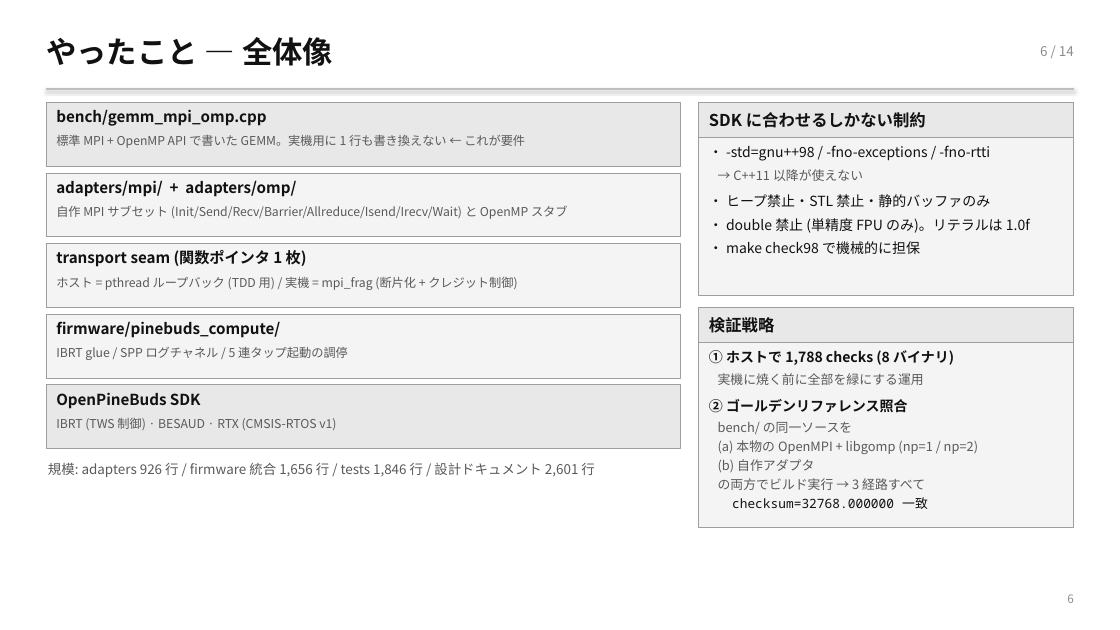
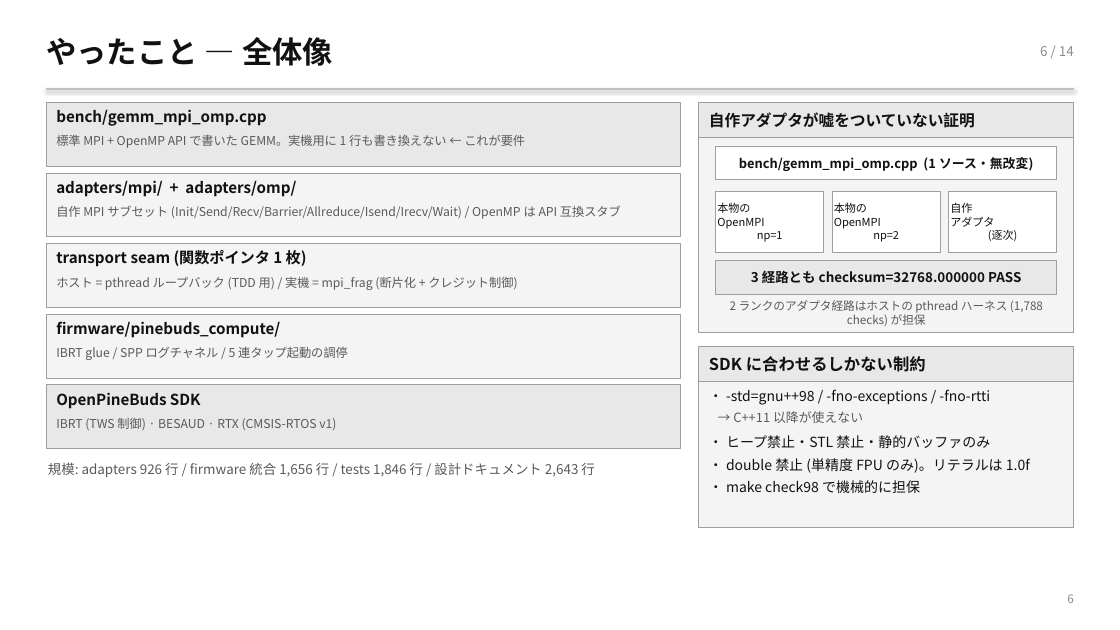
Before and after one commit to TamichiRyuto/pine-buds-cluster, a slide deck: slide 7 of slides/lt-ear-parallel.pptx. Drawn at 1120x630 pixels with LibreOffice and Linux fonts; fonts in the diff are those of the drawing. Boxes give left, top, right and bottom in pixels: in the first picture for what was removed or moved away, otherwise in the second. Text is boxed around its words. In the diff, an @@ line names an element or a change of style, - is before the commit and + after.

```diff
--- a/slides/lt-ear-parallel.pptx
+++ b/slides/lt-ear-parallel.pptx
@@ rectangle: place and size @@
-rectangle at <box>699,103,1074,296</box>
+rectangle at <box>699,103,1074,333</box>
@@ text at <box>709,112,975,128</box>: text changed; size 14 to 13.5 pt @@
-SDK に合わせるしかない制約
+自作アダプタが嘘をついていない証明
@@ rectangle added at <box>716,146,1057,180</box>, fill #FFFFFF, outline #9E9E9E 0.75 pt @@
@@ text added at <box>739,157,1033,171</box>, 11 pt, text #111111, bold @@
+bench/gemm_mpi_omp.cpp (1 ソース・無改変)
@@ text at <box>56,206,621,219</box>: text changed @@
-自作 MPI サブセット (Init/Send/Recv/Barrier/Allreduce/Isend/Irecv/Wait) と OpenMP スタブ
+自作 MPI サブセット (Init/Send/Recv/Barrier/Allreduce/Isend/Irecv/Wait) / OpenMP は API 互換スタブ
@@ rectangle added at <box>716,192,824,252</box>, fill #FFFFFF, outline #9E9E9E 0.75 pt @@
@@ text added at <box>717,202,783,242</box>, 9.5 pt, text #111111 @@
+本物の
+OpenMPI
+np=1
@@ rectangle added at <box>833,192,941,252</box>, fill #FFFFFF, outline #9E9E9E 0.75 pt @@
@@ text added at <box>834,202,899,242</box>, 9.5 pt, text #111111 @@
+本物の
+OpenMPI
+np=2
@@ rectangle added at <box>949,192,1057,252</box>, fill #FFFFFF, outline #9E9E9E 0.75 pt @@
@@ text added at <box>950,202,1018,241</box>, 9.5 pt, text #111111 @@
+自作
+アダプタ
+(逐次)
@@ rectangle added at <box>716,260,1057,294</box>, fill #E8E8E8, outline #9E9E9E 0.75 pt @@
@@ text added at <box>751,270,1021,283</box>, 11.5 pt, text #111111, bold @@
+3 経路とも checksum=32768.000000 PASS
@@ text removed at <box>709,317,774,333</box> @@
-検証戦略
@@ text added at <box>730,300,1043,326</box>, 10 pt, text #5A5A5A @@
+2 ランクのアダプタ経路はホストの pthread ハーネス (1,788 checks) が担保
@@ rectangle: place and size @@
-rectangle at <box>699,308,1074,528</box>
+rectangle at <box>699,346,1074,528</box>
@@ rectangle: place and size @@
-rectangle at <box>699,308,1074,343</box>
+rectangle at <box>699,346,1074,381</box>
@@ text removed at <box>709,350,978,509</box> @@
-① ホストで 1,788 checks (8 バイナリ)
-実機に焼く前に全部を緑にする運用
-② ゴールデンリファレンス照合
-bench/ の同一ソースを
-(a) 本物の OpenMPI + libgomp (np=1 / np=2)
-(b) 自作アダプタ
-の両方でビルド実行 → 3 経路すべて
-checksum=32768.000000 一致
@@ text added at <box>709,356,926,372</box>, 14 pt, text #111111, bold @@
+SDK に合わせるしかない制約
@@ text "・ -std=gnu++98 / -fno-exceptions / ...": place and size @@
-text "・ -std=gnu++98 / -fno-exceptions / ..." at <box>709,145,1030,254</box>
+text "・ -std=gnu++98 / -fno-exceptions / ..." at <box>709,389,1030,493</box>
@@ text at <box>709,389,1030,473</box>: less space between paragraphs @@
@@ text at <box>48,462,594,477</box>: text changed @@
-規模: adapters 926 行 / firmware 統合 1,656 行 / tests 1,846 行 / 設計ドキュメント 2,601 行
+規模: adapters 926 行 / firmware 統合 1,656 行 / tests 1,846 行 / 設計ドキュメント 2,643 行
```
Also in this commit, not shown: 13 other slides changed, 2 other files.
